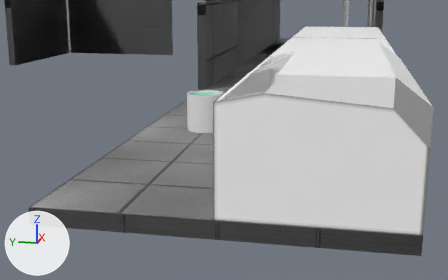
Before and after pictures for a commit that changed the Blender file BlenderImports/environment_models.blend.
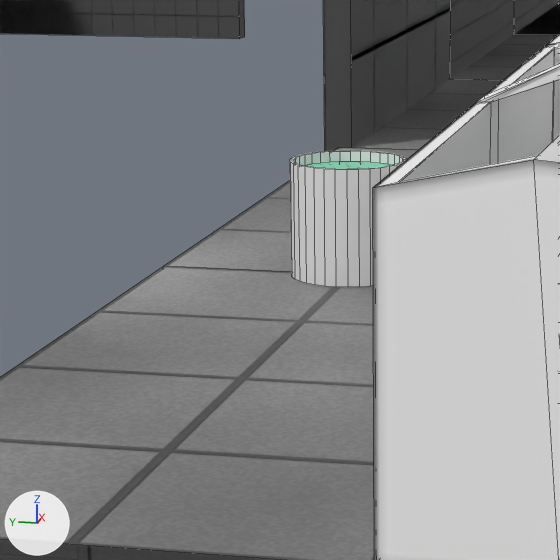
There are two pictures of each version: one from a 50 mm lens placed at (-27.68, -0.24, 2.35), pointed at (-18.96, 1.5, 0.17), one close up on the part from 21% to 61% of the width and 15% to 78% of the height. The axes (+X, +Y, +Z) are drawn at lower left. The lights are the same throughout. The close-ups show mesh edges as thin lines.

Before the edit, the objects in view are built like this:
```python
me_cube_011 = bpy.data.meshes.new('Cube.011')
me_cube_011.from_pydata(...)  # a box spanning x -1.0..1.0, y -1.0..1.0, z -1.0..1.0
me_cube_011.materials.append(mat_storewall2)
me_cube_031 = bpy.data.meshes.new('Cube.031')
me_cube_031.from_pydata(...)  # a box spanning x -1.0..1.0, y -1.0..1.0, z -1.0..1.0
me_cube_031.materials.append(mat_storefloor)  # its picture is missing
me_cylinder_003 = bpy.data.meshes.new('Cylinder.003')
me_cylinder_003.from_pydata(...)  # 160 vertices, 100 faces; spans x -1.0..1.0, y -1.0..1.0, z -1.0..1.0
ob_fullfloor_004 = bpy.data.objects.new('FullFloor.004', me_cube_031)
ob_fullfloor_004.location = (-16.0, 1.0, 0.0)
ob_fullfloor_004.scale = (2.0, 2.0, 0.1)
ob_mintchipicecreambucket = bpy.data.objects.new('MintChipIceCreamBucket', me_cylinder_003)
ob_mintchipicecreambucket.location = (-18.0, 2.0, 0.4)
ob_mintchipicecreambucket.scale = (-0.297, -0.297, -0.297)
ob_wall2 = bpy.data.objects.new('Wall2', me_cube_011)
ob_wall2.location = (-12.0, 3.0, 2.0)
ob_wall2.rotation_euler = (1.571, 0.0, 0.0)  # degrees (90, 0, 0)
ob_wall2.scale = (2.0, 2.0, 0.1)
# also in view: 'Wall1' at (-8.0, 3.0, 2.0); 'FullFloor.002' at (-12.0, 1.0, 0.0); 'FullFloor.003' at (-4.0, 1.0, 0.0); 'FullFloor.005' at (-20.0, 1.0, 0.0); 'Wall1.002' at (-6.0, 8.0, 2.0)
```
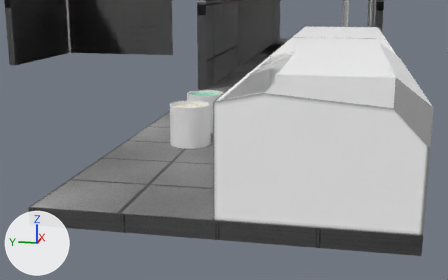
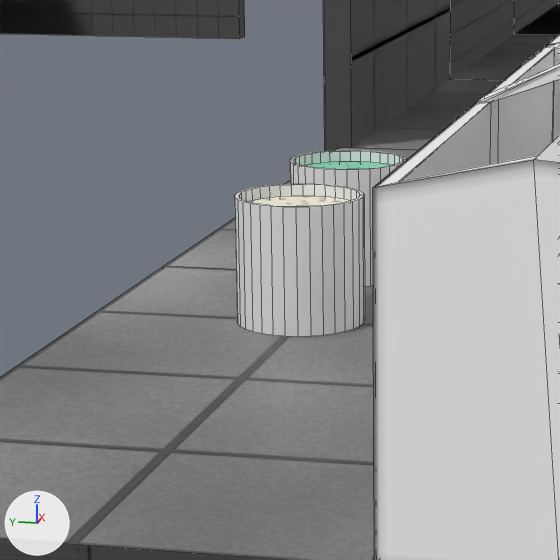
Commit message: Added cookie dough ice cream

Changed parts and their boxes (x1, y1, x2, y2) in the close-ups (560 x 560 px):
```json
{"object": "DoughIceCreamBucket", "change": "added", "after": [235, 184, 365, 337]}
{"object": "IceCream.001", "change": "added", "after": [248, 196, 351, 206]}
{"object": "MintChipIceCreamBucket", "change": "unchanged, covered by the edit", "before": [290, 150, 407, 287], "after": [290, 150, 407, 287]}
{"object": "FullFloor.004", "change": "unchanged, covered by the edit", "before": [164, 147, 418, 272], "after": [164, 147, 418, 270]}
```

Edits to the scene script, one JSON object a line:
```json
{"op": "add", "block": "img_cookiedough_png", "code": ["img_cookiedough_png = load_image('CookieDough.png', '../Materials/Textures/IceCreamTextures/CookieDough.png', 256, 256, 'sRGB')"]}
{"op": "add", "block": "mat_cookiedough", "code": ["mat_cookiedough = principled_material('CookieDough')", "mat_cookiedough.texture = img_cookiedough_png"]}
{"op": "add", "block": "me_cylinder_007", "code": ["me_cylinder_007 = bpy.data.meshes.new('Cylinder.007')", "me_cylinder_007.from_pydata(...)  # 32 vertices, 1 face; spans x -0.93..0.93, y -0.93..0.93, z 0.0", "me_cylinder_007.materials.append(mat_cookiedough)  # picture img_cookiedough_png"]}
{"op": "add", "block": "ob_icecream_001", "code": ["ob_icecream_001 = bpy.data.objects.new('IceCream.001', me_cylinder_007)", "ob_icecream_001.parent = ob_doughicecreambucket", "ob_icecream_001.matrix_parent_inverse = Matrix(((-3.367, 0.0, 0.0, -60.61), (0.0, -3.367, 0.0, 6.734), (0.0, 0.0, -3.367, 1.347), (0.0, 0.0, 0.0, 1.0)))", "ob_icecream_001.location = (-18.0, 2.0, 0.643)", "ob_icecream_001.scale = (-0.297, -0.297, -0.297)"]}
{"op": "add", "block": "ob_doughicecreambucket", "code": ["ob_doughicecreambucket = bpy.data.objects.new('DoughIceCreamBucket', me_cylinder_003.copy())  # the mesh of ob_mintchipicecreambucket", "ob_doughicecreambucket.location = (-19.0, 2.0, 0.4)", "ob_doughicecreambucket.scale = (-0.297, -0.297, -0.297)"]}
```
